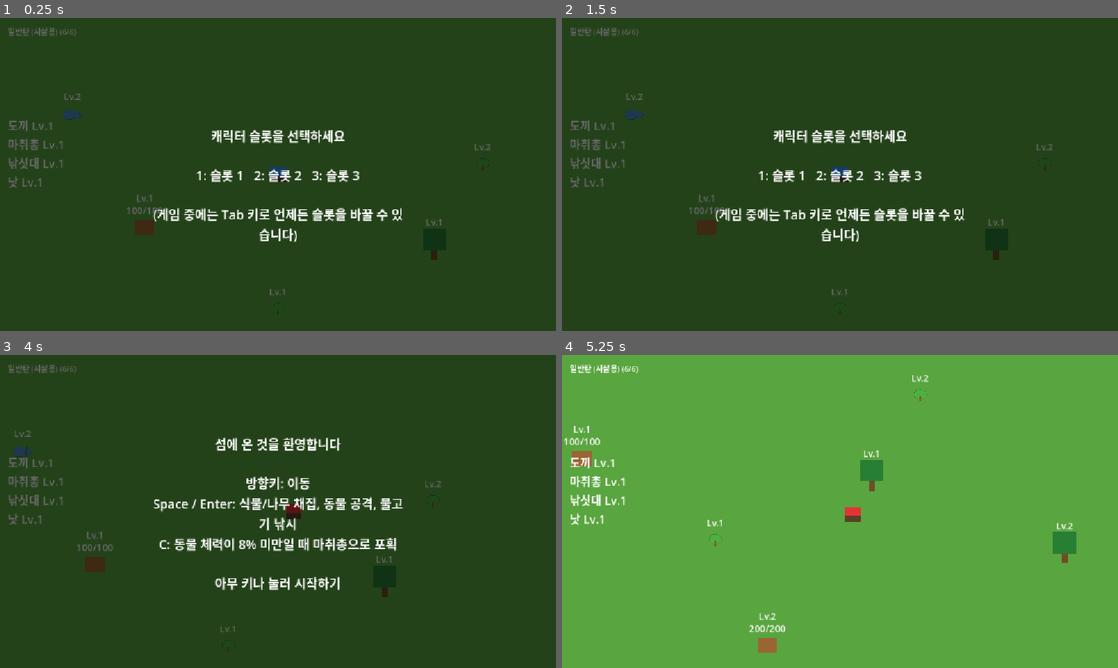
Above: before the commit, frames 1-4 (two rows, left to right).
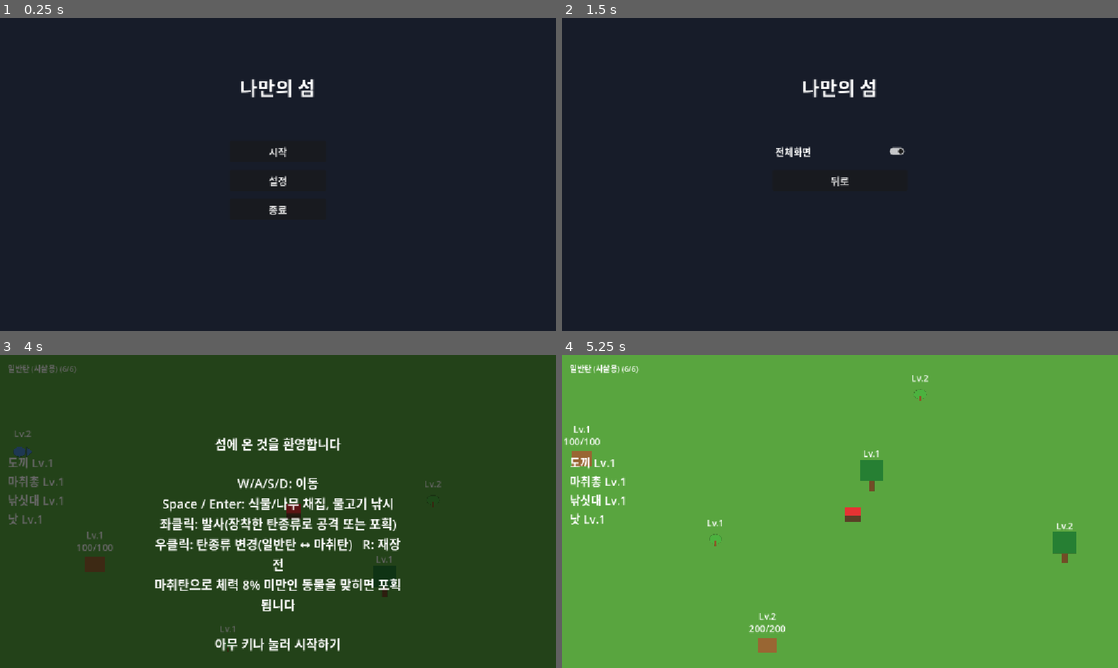
Above: after the commit, the same moments.

Repository: kimtuna/test_game
Game: Godot game, scene res://scenes/MainMenu.tscn
The game is run twice, just before and just after one commit, with the same random seed, the same clock (stepped at 60 frames per second) and the same inputs. Before the commit the project starts from res://scenes/Main.tscn.
Inputs (mouse positions are in pixels of both pictures, inside the frame that each line leads up to):
- Up to frame 1 (0.25 s): no input
- Up to frame 2 (1.5 s): click (840, 180) at 0.5 s, where only the run after the commit has a clickable "설정"; click (840, 152) at 1.25 s, where only the run after the commit has a clickable "전체화면"
- Up to frame 3 (4 s): click (278, 517) at 2 s, where only the run after the commit has a clickable "뒤로"; click (278, 489) at 2.75 s, where only the run after the commit has a clickable "시작"; tap Enter (ui_accept) at 3.5, 3.77 s; move the mouse to (400, 495) at 3.52 s; hold D (move_right) from 3.53 s (still down); tap 1 at 3.6 s; click (400, 495) at 3.67 s; tap 2 at 3.8 s
- Up to frame 4 (5.25 s): tap Enter (ui_accept) at 4.07, 4.52, 4.55, 4.82, 5.1 s; move the mouse to (728, 527) at 4.27 s; release D (move_right) at 4.28 s; hold S (move_down) 4.28-5.03 s; tap 2 at 4.35 s; move the mouse to (895, 442) at 5.02 s; hold D (move_right) from 5.03 s (still down)

The runs differ from the first frame. In frame 1, 100% of the frame differs, in the area x 0-100%, y 0-100%; in frame 2, 100%; in frame 3, 5.5%; in frame 4, nothing differs.

Commit message:
feat: 메인 메뉴(시작/설정/종료) 화면 추가와 캐릭터 슬롯 저장/불러오기를 디스크에 영속화
게임 실행 시 바로 플레이 화면으로 들어가지 않고 MainMenu.tscn을 먼저 보여주고,
슬롯별 외형/장비/인벤토리/포획 목록을 user://saves에 저장해 프로세스를 새로
켜도 기존에 저장된 슬롯을 그대로 이어서 시작할 수 있게 했다.

Diff:
--- a/project.godot
+++ b/project.godot
@@ -11,7 +11,7 @@
 [application]
 
 config/name="Test Game"
-run/main_scene="res://scenes/Main.tscn"
+run/main_scene="res://scenes/MainMenu.tscn"
 config/features=PackedStringArray("4.7", "GL Compatibility")
 
 [autoload]
--- a/scenes/Main.tscn
+++ b/scenes/Main.tscn
@@ -201,9 +201,11 @@
 theme_override_font_sizes/font_size = 26
 text = "섬에 온 것을 환영합니다
 
-방향키: 이동
-Space / Enter: 식물/나무 채집, 동물 공격, 물고기 낚시
-C: 동물 체력이 8% 미만일 때 마취총으로 포획
+W/A/S/D: 이동
+Space / Enter: 식물/나무 채집, 물고기 낚시
+좌클릭: 발사(장착한 탄종류로 공격 또는 포획)
+우클릭: 탄종류 변경(일반탄 ↔ 마취탄)   R: 재장전
+마취탄으로 체력 8% 미만인 동물을 맞히면 포획됩니다
 
 아무 키나 눌러 시작하기"
 horizontal_alignment = 1
--- /dev/null
+++ b/scenes/MainMenu.tscn
@@ -0,0 +1,81 @@
+[gd_scene load_steps=2 format=3]
+
+[ext_resource type="Script" path="res://scripts/main_menu.gd" id="1"]
+
+[node name="MainMenu" type="Control"]
+anchor_right = 1.0
+anchor_bottom = 1.0
+script = ExtResource("1")
+
+[node name="Background" type="ColorRect" parent="."]
+anchor_right = 1.0
+anchor_bottom = 1.0
+color = Color(0.09, 0.11, 0.16, 1)
+
+[node name="TitleLabel" type="Label" parent="."]
+anchor_left = 0.5
+anchor_top = 0.22
+anchor_right = 0.5
+anchor_bottom = 0.22
+offset_left = -260.0
+offset_top = -40.0
+offset_right = 260.0
+offset_bottom = 40.0
+theme_override_font_sizes/font_size = 40
+text = "나만의 섬"
+horizontal_alignment = 1
+vertical_alignment = 1
+
+[node name="MainPanel" type="VBoxContainer" parent="."]
+anchor_left = 0.5
+anchor_top = 0.5
+anchor_right = 0.5
+anchor_bottom = 0.5
+offset_left = -100.0
+offset_top = -70.0
+offset_right = 100.0
+offset_bottom = 70.0
+theme_override_constants/separation = 16
+
+[node name="StartButton" type="Button" parent="MainPanel"]
+custom_minimum_size = Vector2(0, 44)
+theme_override_font_sizes/font_size = 20
+text = "시작"
+
+[node name="SettingsButton" type="Button" parent="MainPanel"]
+custom_minimum_size = Vector2(0, 44)
+theme_override_font_sizes/font_size = 20
+text = "설정"
+
+[node name="QuitButton" type="Button" parent="MainPanel"]
+custom_minimum_size = Vector2(0, 44)
+theme_override_font_sizes/font_size = 20
+text = "종료"
+
+[node name="SettingsPanel" type="VBoxContainer" parent="."]
+visible = false
+anchor_left = 0.5
+anchor_top = 0.5
+anchor_right = 0.5
+anchor_bottom = 0.5
+offset_left = -140.0
+offset_top = -70.0
+offset_right = 140.0
+offset_bottom = 70.0
+theme_override_constants/separation = 16
+
+[node name="FullscreenCheck" type="CheckButton" parent="SettingsPanel"]
+custom_minimum_size = Vector2(0, 44)
+theme_override_font_sizes/font_size = 20
+text = "전체화면"
+
+[node name="BackButton" type="Button" parent="SettingsPanel"]
+custom_minimum_size = Vector2(0, 44)
+theme_override_font_sizes/font_size = 20
+text = "뒤로"
+
+[connection signal="pressed" from="MainPanel/StartButton" to="." method="_on_start_pressed"]
+[connection signal="pressed" from="MainPanel/SettingsButton" to="." method="_on_settings_pressed"]
+[connection signal="pressed" from="MainPanel/QuitButton" to="." method="_on_quit_pressed"]
+[connection signal="pressed" from="SettingsPanel/BackButton" to="." method="_on_back_pressed"]
+[connection signal="toggled" from="SettingsPanel/FullscreenCheck" to="." method="_on_fullscreen_toggled"]
--- a/scripts/main.gd
+++ b/scripts/main.gd
@@ -25,6 +25,17 @@
 	"채소": "sickle",
 }
 
+# inbox.md #4 4번(메인 메뉴 + 슬롯 선택 + 저장/불러오기 시스템)의 저장/불러오기
+# 조각. 지금까지 슬롯별 외형(slot_colors)은 세션(프로세스) 안에서만
+# 기억되어, "기존에 저장된 슬롯 선택 시 저장된 상태 그대로 이어서 시작"이
+# 프로세스를 새로 켜면 항상 초기화됐다. 계정 시스템·클라우드 저장은 범위
+# 밖이므로, 로컬 user:// 아래 슬롯별 JSON 파일에 외형/장비/인벤토리/포획
+# 목록을 저장하는 가장 단순한 방식을 택했다. 튜토리얼은 design.md가 "처음에"
+# 한 번만 안내한다고 명시해(캐릭터별이 아니라 계정 전체 기준) 슬롯과
+# 별도로 파일 하나(TUTORIAL_SEEN_FLAG_PATH)의 존재 여부로만 판단한다.
+const SAVE_DIR: String = "user://saves"
+const TUTORIAL_SEEN_FLAG_PATH: String = "user://saves/tutorial_seen.flag"
+
 var inventory: Dictionary = {}
 var captured_animals: Dictionary = {}
 
@@ -44,10 +55,9 @@
 	KEY_4: Color(0.6, 0.3, 0.8),
 }
 
-# 슬롯 선택 키(1~3)와 슬롯 번호 매핑. design.md의 "계정당 3개 캐릭터 슬롯"의
-# 첫 조각. 저장/불러오기 시스템 전체는 규칙 4(기능 하나만)를 넘어서므로
-# 이번 조각은 파일 저장 없이 "세션 중" 슬롯별 외형(색)을 기억하는 것까지만
-# 다룬다.
+# 슬롯 선택 키(1~3)와 슬롯 번호 매핑. design.md의 "계정당 3개 캐릭터 슬롯".
+# 이번 세션부터 슬롯별 외형/장비/인벤토리/포획 목록은 user://saves 아래
+# 파일로도 저장되어(SAVE_DIR 근처 주석 참고) 프로세스를 새로 켜도 유지된다.
 const SLOT_KEYS: Dictionary = {
 	KEY_1: 1,
 	KEY_2: 2,
@@ -78,12 +88,15 @@
 
 var slot_colors: Dictionary = {}
 var current_slot: int = 0
-# pending_tutorial: 이번 세션에서 튜토리얼을 아직 한 번도 보여주지 않았는가.
-# 최초 슬롯 선택 -> (필요 시 커스터마이징) 흐름의 끝에서만 true -> false로
-# 소비되고, 이후 Tab으로 슬롯을 바꿀 때는 튜토리얼을 다시 띄우지 않는다.
+# pending_tutorial: 튜토리얼을 아직 한 번도 보여준 적이 없는가. _ready()에서
+# TUTORIAL_SEEN_FLAG_PATH 존재 여부로 실제 값을 정하므로(계정 전체 기준,
+# 프로세스를 새로 켜도 유지) 여기 기본값(true)은 파일이 없는 최초 실행에서만
+# 그대로 쓰인다. 최초 슬롯 선택 -> (필요 시 커스터마이징) 흐름의 끝에서만
+# true -> false로 소비되고, 이후 Tab으로 슬롯을 바꿀 때는 다시 띄우지 않는다.
 var pending_tutorial: bool = true
 
 func _ready() -> void:
+	pending_tutorial = not FileAccess.file_exists(TUTORIAL_SEEN_FLAG_PATH)
 	player_spawner.spawn_function = _create_player_instance
 	var network_manager := get_node("/root/NetworkManager")
 	network_manager.peer_connected_to_me.connect(_on_peer_connected)
@@ -170,13 +183,12 @@
 			node.queue_free()
 
 # design.md의 "캐릭터 슬롯"과 "캐릭터 외형을 커스터마이징할 수 있다"를 잇는
-# 최소 흐름. 시작 시 슬롯(1~3)을 고르면, 그 슬롯을 이번 세션에서 처음
-# 고른 것이면 커스터마이징 오버레이로 이어져 색을 고르고(그 결과를
-# slot_colors에 저장), 이미 고른 적 있는 슬롯이면 저장해둔 색을 즉시
-# 적용한다. 게임 중에도 Tab 키로 언제든 슬롯 오버레이를 다시 열어 슬롯을
-# 바꿀 수 있어, "슬롯별로 외형이 구분되어 세션 중 기억된다"는 점이 실제로
-# 확인 가능하다. 진짜 캐릭터 저장/불러오기(파일 I/O, 계정 시스템)는 여전히
-# 범위 밖이다.
+# 흐름. 시작 시 슬롯(1~3)을 고르면 (1) 이번 세션에서 이미 고른 적 있는
+# 슬롯이면 메모리에 있는 slot_colors를 즉시 적용하고, (2) 세션 중엔 처음
+# 골랐지만 디스크에 저장 파일이 있는 슬롯이면 그 파일을 불러와 적용하고
+# (_apply_slot_data), (3) 저장 파일도 없는 진짜 새 슬롯이면 커스터마이징
+# 오버레이로 이어진다. 게임 중에도 Tab 키로 언제든 슬롯 오버레이를 다시 열어
+# 슬롯을 바꿀 수 있다. 계정 시스템(로그인 등)은 여전히 범위 밖이다.
 func _unhandled_input(event: InputEvent) -> void:
 	if not (event is InputEventKey and event.pressed and not event.echo):
 		return
@@ -190,6 +202,9 @@
 				if player != null:
 					player.set_body_color(slot_colors[current_slot])
 				_maybe_show_tutorial()
+			elif _has_save(current_slot):
+				_apply_slot_data(_load_slot(current_slot))
+				_maybe_show_tutorial()
 			else:
 				customization_overlay.visible = true
 			get_viewport().set_input_as_handled()
@@ -203,6 +218,7 @@
 				player.set_body_color(color)
 			slot_colors[current_slot] = color
 			customization_overlay.visible = false
+			_save_slot(current_slot)
 			_maybe_show_tutorial()
 			get_viewport().set_input_as_handled()
 		return
@@ -220,11 +236,73 @@
 	if pending_tutorial:
 		tutorial_overlay.visible = true
 		pending_tutorial = false
+		_mark_tutorial_seen()
+
+func _mark_tutorial_seen() -> void:
+	DirAccess.make_dir_recursive_absolute(SAVE_DIR)
+	var file := FileAccess.open(TUTORIAL_SEEN_FLAG_PATH, FileAccess.WRITE)
+	file.store_string("1")
+	file.close()
+
+func _slot_save_path(slot: int) -> String:
+	return "%s/slot_%d.save" % [SAVE_DIR, slot]
+
+func _has_save(slot: int) -> bool:
+	return FileAccess.file_exists(_slot_save_path(slot))
+
+func _save_slot(slot: int) -> void:
+	if slot <= 0 or not slot_colors.has(slot):
+		return
+	DirAccess.make_dir_recursive_absolute(SAVE_DIR)
+	var player := get_tree().get_first_node_in_group("player")
+	var data := {
+		"color": [slot_colors[slot].r, slot_colors[slot].g, slot_colors[slot].b],
+		"equipment": player.equipment if player != null else {},
+		"inventory": inventory,
+		"captured_animals": captured_animals,
+	}
+	var file := FileAccess.open(_slot_save_path(slot), FileAccess.WRITE)
+	file.store_string(JSON.stringify(data))
+	file.close()
+
+func _load_slot(slot: int) -> Dictionary:
+	var file := FileAccess.open(_slot_save_path(slot), FileAccess.READ)
+	if file == null:
+		return {}
+	var parsed: Variant = JSON.parse_string(file.get_as_text())
+	file.close()
+	return parsed if parsed is Dictionary else {}
+
+# 저장된 슬롯을 선택했을 때(_has_save == true), 저장 시점의 외형/장비/
+# 인벤토리/포획 목록을 그대로 복원한다. "새 슬롯"과 달리 커스터마이징
+# 오버레이를 거치지 않고 곧바로 이어서 시작한다.
+func _apply_slot_data(data: Dictionary) -> void:
+	var c: Array = data.get("color", [])
+	if c.size() == 3:
+		slot_colors[current_slot] = Color(c[0], c[1], c[2])
+	var player := get_tree().get_first_node_in_group("player")
+	if player != null:
+		if slot_colors.has(current_slot):
+			player.set_body_color(slot_colors[current_slot])
+		var equip_data: Dictionary = data.get("equipment", {})
+		for slot_name in equip_data.keys():
+			var item: Dictionary = equip_data[slot_name]
+			player.equip(slot_name, item.get("name", ""), int(item.get("grade", 1)))
+	inventory.clear()
+	for key in data.get("inventory", {}).keys():
+		inventory[key] = int(data["inventory"][key])
+	captured_animals.clear()
+	for key in data.get("captured_animals", {}).keys():
+		captured_animals[key] = int(data["captured_animals"][key])
+	_update_label()
+	_update_capture_label()
+	_update_equipment_label()
 
 func _on_harvested(resource_name: String, amount: int) -> void:
 	inventory[resource_name] = inventory.get(resource_name, 0) + amount
 	_try_upgrade_equipment(resource_name)
 	_update_label()
+	_save_slot(current_slot)
 
 func _try_upgrade_equipment(resource_name: String) -> void:
 	var slot: String = RESOURCE_TO_SLOT.get(resource_name, "")
@@ -248,6 +326,7 @@
 func _on_captured(animal_name: String) -> void:
 	captured_animals[animal_name] = captured_animals.get(animal_name, 0) + 1
 	_update_capture_label()
+	_save_slot(current_slot)
 
 func _update_label() -> void:
 	if inventory.is_empty():
--- /dev/null
+++ b/scripts/main_menu.gd
@@ -0,0 +1,38 @@
+extends Control
+
+# inbox.md #4 4번: 게임 실행 시 바로 플레이 화면(Main.tscn)으로 들어가지 않고
+# 시작/설정/종료를 고르는 메인 메뉴를 먼저 보여준다. 슬롯 선택·커스터마이징·
+# 저장/불러오기는 이미 Main.tscn의 SlotOverlay/CustomizationOverlay가
+# 담당하므로(status.md #31~#33, 이번 세션에서 디스크 저장 추가), 이 씬은
+# "시작" 선택 시 Main.tscn으로 전환하는 진입점 역할만 한다.
+
+@onready var main_panel: VBoxContainer = $MainPanel
+@onready var settings_panel: VBoxContainer = $SettingsPanel
+@onready var fullscreen_check: CheckButton = $SettingsPanel/FullscreenCheck
+
+func _ready() -> void:
+	# 헤드리스 실행(DisplayServer가 실제 창을 갖지 않음)에서는 창 모드 조회/
+	# 변경이 의미가 없으므로 건드리지 않는다 - 헤드리스 테스트가 이 씬을
+	# 그대로 인스턴스화해 버튼 동작을 검증하기 때문에, 여기서 예외가 나면
+	# 안 된다.
+	if DisplayServer.get_name() != "headless":
+		fullscreen_check.button_pressed = DisplayServer.window_get_mode() == DisplayServer.WINDOW_MODE_FULLSCREEN
+
+func _on_start_pressed() -> void:
+	get_tree().change_scene_to_file("res://scenes/Main.tscn")
+
+func _on_settings_pressed() -> void:
+	main_panel.visible = false
+	settings_panel.visible = true
+
+func _on_back_pressed() -> void:
+	settings_panel.visible = false
+	main_panel.visible = true
+
+func _on_quit_pressed() -> void:
+	get_tree().quit()
+
+func _on_fullscreen_toggled(pressed: bool) -> void:
+	if DisplayServer.get_name() == "headless":
+		return
+	DisplayServer.window_set_mode(DisplayServer.WINDOW_MODE_FULLSCREEN if pressed else DisplayServer.WINDOW_MODE_WINDOWED)
--- a/tests/customization_headless_test.gd
+++ b/tests/customization_headless_test.gd
@@ -10,7 +10,19 @@
 # 스프라이트 텍스처가 해당 색으로 바뀌고 오버레이가 사라지는지, (3) 튜토리얼
 # 오버레이로 자연스럽게 넘어가는지 확인한다.
 
+# 이번 세션에서 main.gd에 슬롯 저장/불러오기(user://saves/*)가 추가되어,
+# 이전 실행이 남긴 저장 파일이 있으면 "처음 고르는 슬롯" 전제가 깨진다
+# (slot_headless_test.gd와 동일한 이유).
+func _clean_saves() -> void:
+	for i in range(1, 4):
+		var path := "user://saves/slot_%d.save" % i
+		if FileAccess.file_exists(path):
+			DirAccess.remove_absolute(path)
+	if FileAccess.file_exists("user://saves/tutorial_seen.flag"):
+		DirAccess.remove_absolute("user://saves/tutorial_seen.flag")
+
 func _initialize() -> void:
+	_clean_saves()
 	var main: Node2D = load("res://scenes/Main.tscn").instantiate()
 	root.add_child(main)
 	await process_frame
@@ -73,6 +85,8 @@
 		push_error("FAIL: 플레이어 스프라이트 텍스처 픽셀이 선택한 색이 아님 (실제: %s)" % [pixel])
 		ok = false
 
+	_clean_saves()
+
 	if ok:
 		print("HEADLESS_CUSTOMIZATION_TEST: PASS")
 		quit(0)
--- /dev/null
+++ b/tests/mainmenu_headless_test.gd
@@ -0,0 +1,64 @@
+extends SceneTree
+
+# 헤드리스 환경에서 메인 메뉴(MainMenu.tscn)의 최소 동작을 검증하는 통합
+# 테스트.
+# 실행: godot --headless --path . --script res://tests/mainmenu_headless_test.gd
+# inbox.md #4 4번: 게임 실행 시 바로 플레이 화면으로 들어가지 않고 메인
+# 메뉴(시작/설정/종료)를 먼저 보여줘야 한다. 버튼 클릭은 실제 마우스 좌표를
+# 흉내내는 대신, 씬에 연결된 것과 동일한 "pressed" 시그널을 직접 발생시켜
+# 검증한다 - 이 씬의 버튼들은 .tscn의 [connection]으로 각 핸들러에 연결되어
+# 있으므로, 시그널을 쏘는 것이 실제 클릭과 동일한 코드 경로를 탄다.
+# (1) 시작 시 메인 패널만 보이는지, (2) 설정 버튼 -> 설정 패널로 전환되는지,
+# (3) 뒤로 버튼 -> 다시 메인 패널로 돌아오는지, (4) 시작 버튼 -> Main.tscn으로
+# 씬 전환되는지 확인한다.
+
+func _initialize() -> void:
+	var main_menu: Control = load("res://scenes/MainMenu.tscn").instantiate()
+	root.add_child(main_menu)
+	current_scene = main_menu
+	await process_frame
+
+	var main_panel: Control = main_menu.get_node("MainPanel")
+	var settings_panel: Control = main_menu.get_node("SettingsPanel")
+	var fullscreen_check: CheckButton = main_menu.get_node("SettingsPanel/FullscreenCheck")
+
+	var ok := true
+
+	if not main_panel.visible or settings_panel.visible:
+		push_error("FAIL: 시작 시 메인 패널만 보여야 하는데 그렇지 않음")
+		ok = false
+	if fullscreen_check.button_pressed:
+		push_error("FAIL: 헤드리스 환경인데 전체화면 체크가 초기부터 켜져 있음")
+		ok = false
+
+	main_menu.get_node("MainPanel/SettingsButton").emit_signal("pressed")
+	await process_frame
+	if main_panel.visible or not settings_panel.visible:
+		push_error("FAIL: 설정 버튼을 눌러도 설정 패널로 전환되지 않음")
+		ok = false
+
+	# 헤드리스 환경에서는 실제 창 모드를 바꾸지 않지만, 토글 자체가 에러 없이
+	# 처리되는지는 확인한다.
+	fullscreen_check.emit_signal("toggled", true)
+	await process_frame
+
+	main_menu.get_node("SettingsPanel/BackButton").emit_signal("pressed")
+	await process_frame
+	if not main_panel.visible or settings_panel.visible:
+		push_error("FAIL: 뒤로 버튼을 눌러도 메인 패널로 돌아오지 않음")
+		ok = false
+
+	main_menu.get_node("MainPanel/StartButton").emit_signal("pressed")
+	await process_frame
+	await process_frame
+
+	if current_scene == null or current_scene.name != "Main":
+		push_error("FAIL: 시작 버튼을 눌러도 Main 씬으로 전환되지 않음 (실제: %s)" % [current_scene])
+		ok = false
+
+	if ok:
+		print("HEADLESS_MAINMENU_TEST: PASS")
+		quit(0)
+	else:
+		print("HEADLESS_MAINMENU_TEST: FAIL")
+		quit(1)
--- /dev/null
+++ b/tests/save_load_headless_test.gd
@@ -0,0 +1,102 @@
+extends SceneTree
+
+# 헤드리스 환경에서 슬롯 저장/불러오기(디스크 영속화)를 검증하는 통합 테스트.
+# 실행: godot --headless --path . --script res://tests/save_load_headless_test.gd
+# inbox.md #4 4번(메인 메뉴 + 슬롯 선택 + 저장/불러오기 시스템)의 핵심인
+# "기존에 저장된 슬롯 선택 시 저장된 상태 그대로 이어서 시작"을, 실제로
+# Main.tscn 인스턴스를 한 번 만들고 없앤 뒤 새로 하나 더 만드는 방식으로
+# 프로세스를 새로 켠 상황과 최대한 비슷하게 확인한다(같은 프로세스 안에서는
+# slot_colors 등 메모리 상태가 그대로 남아있어 디스크 저장을 우회해도 통과할
+# 수 있으므로, 인스턴스를 아예 새로 만들어야 디스크에서 실제로 읽어오는지
+# 검증된다).
+
+func _clean_saves() -> void:
+	for i in range(1, 4):
+		var path := "user://saves/slot_%d.save" % i
+		if FileAccess.file_exists(path):
+			DirAccess.remove_absolute(path)
+	if FileAccess.file_exists("user://saves/tutorial_seen.flag"):
+		DirAccess.remove_absolute("user://saves/tutorial_seen.flag")
+
+func _press_key(keycode: int) -> void:
+	var event := InputEventKey.new()
+	event.keycode = keycode
+	event.pressed = true
+	Input.parse_input_event(event)
+	await process_frame
+
+func _initialize() -> void:
+	_clean_saves()
+	var ok := true
+
+	# 1단계: 새 슬롯 1을 골라 빨강으로 커스터마이징하고, 나무를 채집해
+	# 인벤토리도 채운 뒤 저장 파일이 실제로 생기는지 확인한다.
+	var main1: Node2D = load("res://scenes/Main.tscn").instantiate()
+	root.add_child(main1)
+	await process_frame
+
+	await _press_key(KEY_1)
+	await _press_key(KEY_2)
+
+	var player1: CharacterBody2D = main1.get_node("Player")
+	var tree1: Area2D = main1.get_node("Tree")
+	player1.global_position = tree1.global_position
+	for i in range(5):
+		await physics_frame
+	Input.action_press("ui_accept")
+	await process_frame
+	Input.action_release("ui_accept")
+	await process_frame
+
+	var save_path := "user://saves/slot_1.save"
+	if not FileAccess.file_exists(save_path):
+		push_error("FAIL: 커스터마이징+채집 후에도 슬롯 1 저장 파일이 생성되지 않음")
+		ok = false
+
+	var inventory_label1: Label = main1.get_node("UI/InventoryLabel")
+	if inventory_label1.text != "통나무: 1":
+		push_error("FAIL: 저장 전 인벤토리가 기대와 다름 (실제: %s)" % inventory_label1.text)
+		ok = false
+
+	# 2단계: 첫 인스턴스를 완전히 없애 메모리 상태(slot_colors 등)를 지우고,
+	# 새 Main 인스턴스를 만들어 "프로세스를 새로 켠 뒤 슬롯 1을 다시 고른"
+	# 상황을 흉내낸다.
+	main1.queue_free()
+	await process_frame
+	await process_frame
+
+	var main2: Node2D = load("res://scenes/Main.tscn").instantiate()
+	root.add_child(main2)
+	await process_frame
+
+	var slot_overlay2: Control = main2.get_node("UI/SlotOverlay")
+	var customization_overlay2: Control = main2.get_node("UI/CustomizationOverlay")
+	await _press_key(KEY_1)
+
+	if slot_overlay2.visible or customization_overlay2.visible:
+		push_error("FAIL: 저장된 슬롯 1을 골랐는데도 커스터마이징을 다시 거침")
+		ok = false
+
+	var player2: CharacterBody2D = main2.get_node("Player")
+	var expected_red := Color(0.9, 0.2, 0.2)
+	if player2.body_color != expected_red:
+		push_error("FAIL: 저장된 슬롯 1의 색이 복원되지 않음 (실제: %s)" % [player2.body_color])
+		ok = false
+
+	if main2.inventory.get("통나무", 0) != 1:
+		push_error("FAIL: 저장된 슬롯 1의 인벤토리가 복원되지 않음 (실제: %s)" % [main2.inventory])
+		ok = false
+
+	var inventory_label2: Label = main2.get_node("UI/InventoryLabel")
+	if inventory_label2.text != "통나무: 1":
+		push_error("FAIL: 슬롯 복원 후 인벤토리 라벨이 갱신되지 않음 (실제: %s)" % inventory_label2.text)
+		ok = false
+
+	_clean_saves()
+
+	if ok:
+		print("HEADLESS_SAVE_LOAD_TEST: PASS")
+		quit(0)
+	else:
+		print("HEADLESS_SAVE_LOAD_TEST: FAIL")
+		quit(1)
--- a/tests/slot_headless_test.gd
+++ b/tests/slot_headless_test.gd
@@ -18,7 +18,21 @@
 	Input.parse_input_event(event)
 	await process_frame
 
+# 이번 세션에서 main.gd에 슬롯 저장/불러오기(user://saves/*)가 추가되어,
+# 이전 실행(수동 플레이 포함)이 남긴 저장 파일이 있으면 "처음 고르는 슬롯"
+# 전제가 깨진다. 이 테스트는 그 전제에 의존하므로 시작 전에 지워 결정론을
+# 지키고, 끝에도 지워 이후 실행(다른 테스트, 수동 플레이)에 영향을 남기지
+# 않는다.
+func _clean_saves() -> void:
+	for i in range(1, 4):
+		var path := "user://saves/slot_%d.save" % i
+		if FileAccess.file_exists(path):
+			DirAccess.remove_absolute(path)
+	if FileAccess.file_exists("user://saves/tutorial_seen.flag"):
+		DirAccess.remove_absolute("user://saves/tutorial_seen.flag")
+
 func _initialize() -> void:
+	_clean_saves()
 	var main: Node2D = load("res://scenes/Main.tscn").instantiate()
 	root.add_child(main)
 	await process_frame
@@ -94,6 +108,8 @@
 		push_error("FAIL: 슬롯 1로 되돌아왔는데 저장해둔 빨강이 적용되지 않음 (실제: %s)" % [player.body_color])
 		ok = false
 
+	_clean_saves()
+
 	if ok:
 		print("HEADLESS_SLOT_TEST: PASS")
 		quit(0)
--- a/tests/tutorial_headless_test.gd
+++ b/tests/tutorial_headless_test.gd
@@ -9,7 +9,20 @@
 # (1) 색을 고르면 튜토리얼 오버레이가 나타나는지, (2) 아무 키나 누르면
 # 사라지는지, (3) 사라진 뒤에는 다시 나타나지 않는지 확인한다.
 
+# 이번 세션에서 main.gd에 슬롯 저장/불러오기(user://saves/*)가 추가되어,
+# 이전 실행이 남긴 저장 파일/튜토리얼 시청 플래그가 있으면 "처음 고르는
+# 슬롯"·"튜토리얼을 아직 안 봄" 전제가 깨진다(slot_headless_test.gd와 동일한
+# 이유).
+func _clean_saves() -> void:
+	for i in range(1, 4):
+		var path := "user://saves/slot_%d.save" % i
+		if FileAccess.file_exists(path):
+			DirAccess.remove_absolute(path)
+	if FileAccess.file_exists("user://saves/tutorial_seen.flag"):
+		DirAccess.remove_absolute("user://saves/tutorial_seen.flag")
+
 func _initialize() -> void:
+	_clean_saves()
 	var main: Node2D = load("res://scenes/Main.tscn").instantiate()
 	root.add_child(main)
 	await process_frame
@@ -64,6 +77,8 @@
 		push_error("FAIL: 한 번 닫힌 튜토리얼 오버레이가 다시 나타남")
 		ok = false
 
+	_clean_saves()
+
 	if ok:
 		print("HEADLESS_TUTORIAL_TEST: PASS")
 		quit(0)
